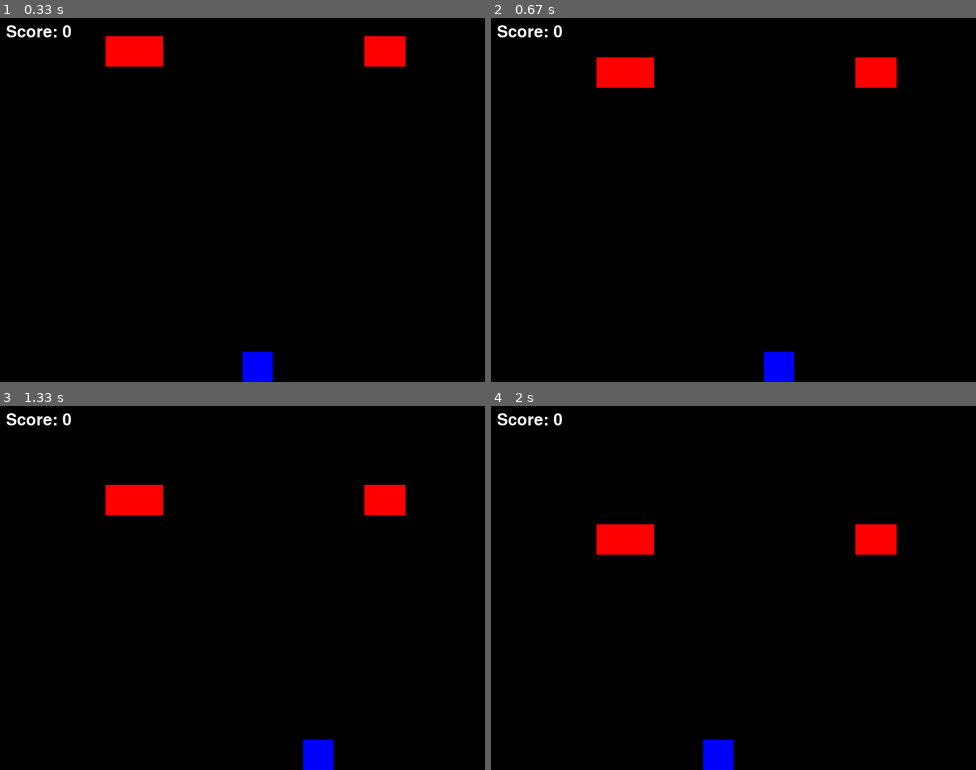
Above: before the commit, frames 1-4 (two rows, left to right).
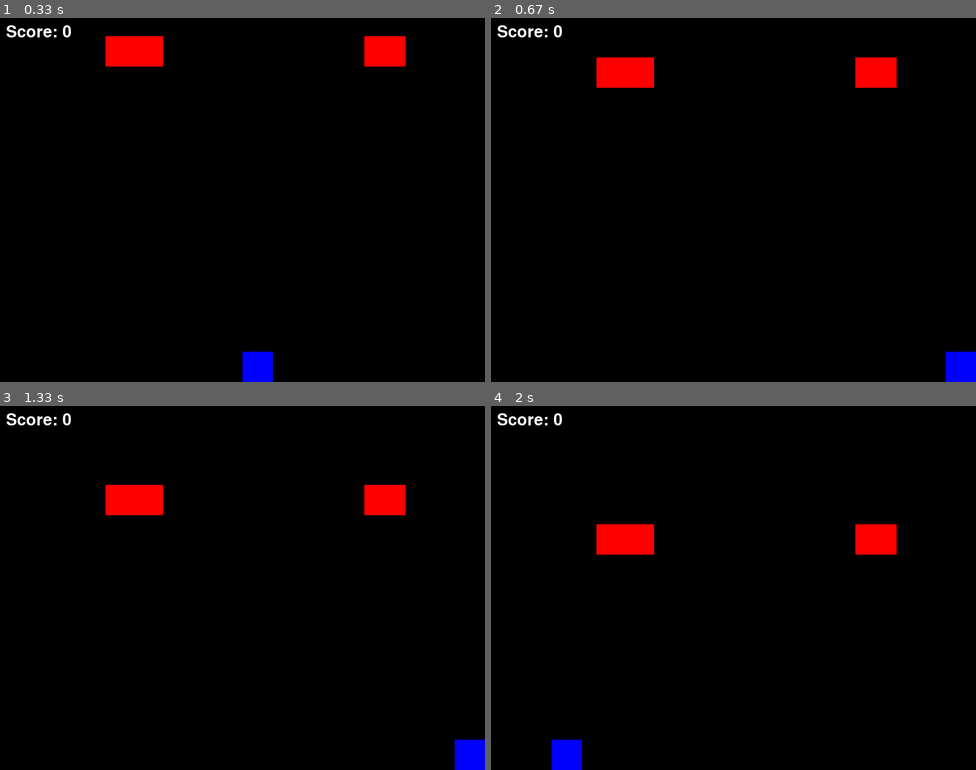
Above: after the commit, the same moments.

Repository: Ar3missss/pygames
Game: pygame game, started from main.py
Two runs of this game, one before a commit and one after it. Both use one fixed random seed, a clock stepped at 60 frames per second and the inputs below.
Inputs:
- Up to frame 1 (0.33 s): no input
- Up to frame 2 (0.67 s): hold Right from 0.33 s (still down)
- Up to frame 3 (1.33 s): release Right at 0.8 s; hold Right 0.83-1.3 s
- Up to frame 4 (2 s): hold Left 1.33-1.87 s; hold Left from 1.9 s (still down)

Frame 1 is identical in both runs. In frame 2, 1.0% of the frame differs, in the area x 56-100%, y 91-100%; in frame 3, 1.0%; in frame 4, 1.0%.

Commit message:
key pressed

Diff:
--- a/main.py
+++ b/main.py
@@ -39,12 +39,12 @@
         if event.type == pygame.QUIT:
             sys.exit()
 
-        keys = pygame.key.get_pressed()
-        if keys [pygame.K_LEFT] and PLAYER.x - SPEED_X >=0:
-            PLAYER.x -= SPEED_X
+    keys = pygame.key.get_pressed()
+    if keys [pygame.K_LEFT] and PLAYER.x - SPEED_X >=0:
+        PLAYER.x -= SPEED_X
 
-        elif keys [pygame.K_RIGHT] and PLAYER.x + SPEED_X + PLAYER.width<=WIDTH:
-            PLAYER.x += SPEED_X
+    elif keys [pygame.K_RIGHT] and PLAYER.x + SPEED_X + PLAYER.width<=WIDTH:
+        PLAYER.x += SPEED_X
 
     spawn_timer += dt
     if spawn_timer > spawn_delay:
